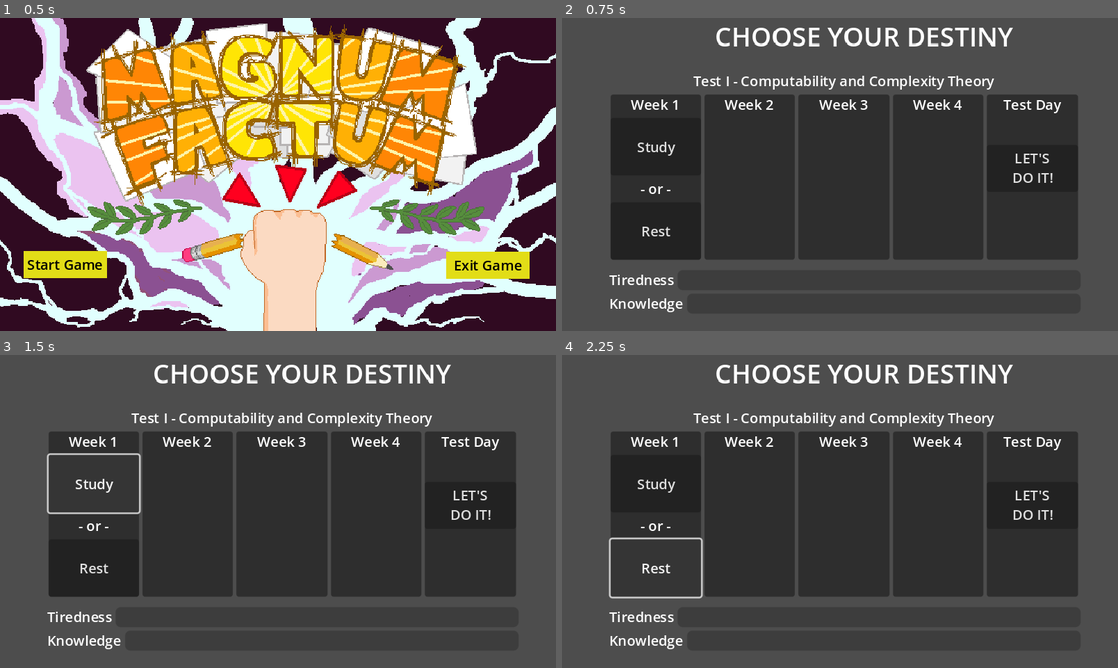
Above: before the commit, frames 1-4 (two rows, left to right).
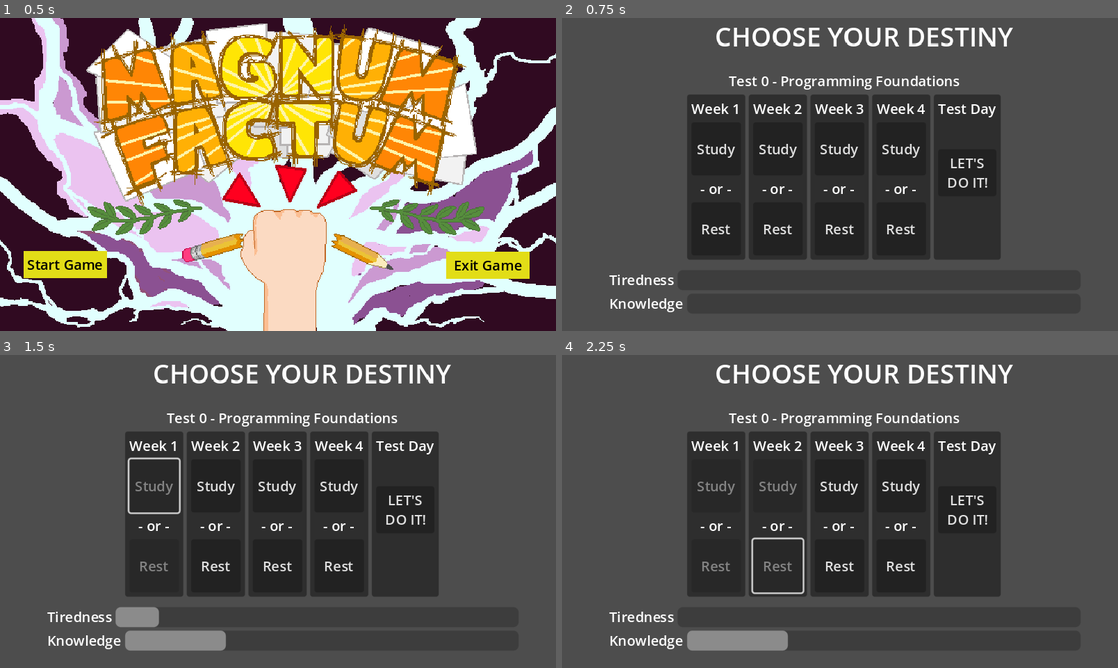
Above: after the commit, the same moments.

Repository: Dev-Hauffman/Magnum_Factum
Game: Godot game, scene res://scenes/main.tscn
The game is run twice, just before and just after one commit, with the same random seed, the same clock (stepped at 60 frames per second) and the same inputs.
Inputs:
- Up to frame 1 (0.5 s): no input
- Up to frame 2 (0.75 s): click "Start Game" at 0.5 s
- Up to frame 3 (1.5 s): click "Study" at 1.25 s
- Up to frame 4 (2.25 s): click "Rest" at 2 s

Frame 1 is identical in both runs. In frame 2, 20% of the frame differs, in the area x 8-93%, y 18-78%; in frame 3, 19%; in frame 4, 19%.

Commit message:
semester full circle

Diff:
--- a/scenes/game_manager.gd
+++ b/scenes/game_manager.gd
@@ -3,13 +3,14 @@
 # this class handle game over or success, other than global info
 var current_semester:int = 1
 var current_scene
+var current_tiredness_level:int = 0
 
 
-@onready var semester_manager = $SemesterManager
+@onready var semester_manager:SemesterManager = $SemesterManager
 
 
 func _ready():
-	semester_manager.connect("finished", Callable(self, "run_tests_preparation"))
+	semester_manager.connect("finished", Callable(self, "run_semester"))
 	set_current_semester_disciplines()
 
 
@@ -18,25 +19,41 @@
 	semester_manager.setup_semester(semester_disciplines)
 
 
-func run_tests_preparation():
-	print_debug("got here")
+func run_semester():
 	if current_scene != null:
 		current_scene.queue_free()
-	var test_preparation = preload("res://scenes/test_preparation/test_preparation.tscn").instantiate()
-	current_scene = test_preparation
-	add_child(test_preparation)
-	test_preparation.finished_preparation.connect(Callable(self, "run_test"))
+	if semester_manager.tests_order.is_empty():
+		end_semester()
+	else:
+		var next_test:Array = semester_manager.tests_order.pop_front()
+		var test_preparation = preload("res://scenes/test_preparation/test_preparation.tscn").instantiate()
+		current_scene = test_preparation
+		add_child(test_preparation)
+		print_debug("gamemanager: " + str(current_tiredness_level))
+		test_preparation.initialize(next_test[0], str(next_test[1]), current_tiredness_level)
+		test_preparation.finished_preparation.connect(Callable(self, "run_test"))
+		test_preparation.stress_defined.connect(Callable(self, "update_accumulated_stress"))
 
 
-func run_test():
+func end_semester():
+	current_semester += 1
+	print_debug("semester has ended")
+
+
+func run_test(writing_speed, precision):
 	if current_scene != null:
 		current_scene.queue_free()
 	var test = preload("res://scenes/test_scene/test_scene.tscn").instantiate()
 	current_scene = test
 	add_child(test)
 	test.test_screen.connect("finished_test", Callable(self, "next_test"))
+	test.start_test(writing_speed, precision)
 
 
-func next_test():
-	current_semester += 1
-	set_current_semester_disciplines()
+func update_accumulated_stress(stress_amount:int):
+	current_tiredness_level = stress_amount
+
+
+
+func next_test(): #TEMPORARY
+	run_semester()
--- a/scenes/semester_manager.gd
+++ b/scenes/semester_manager.gd
@@ -1,4 +1,5 @@
 extends Node
+class_name SemesterManager
 
 
 signal finished
@@ -31,12 +32,14 @@
 	var counter:int = 0
 	while not done:
 		for discipline in disciplines_data:
+			var test_info:Array = []
 			if disciplines_data[discipline]["quantity"] > counter:
-				tests_order.append(discipline)
+				test_info.append(discipline)
+				test_info.append(counter)
+				tests_order.append(test_info)
 		counter += 1
 		done = true
 		for discipline in disciplines_data:
 			if disciplines_data[discipline]["quantity"] > counter:
 				done = false
-	print_debug("finished")
 	emit_signal("finished")
--- /dev/null
+++ b/scenes/test_preparation/choice_panel.gd
@@ -0,0 +1,27 @@
+extends PanelContainer
+class_name ChoiceContainer
+
+
+signal study_selected
+signal rest_selected
+
+
+@onready var week_label:Label = $MarginContainer/VBoxContainer/WeekLabel
+@onready var study_button = $MarginContainer/VBoxContainer/StudyButton
+@onready var rest_button = $MarginContainer/VBoxContainer/RestButton
+
+
+func initialize(week_value:String):
+	week_label.text = week_value
+
+
+func _on_study_button_pressed():
+	emit_signal("study_selected")
+	study_button.disabled = true
+	rest_button.disabled = true
+
+
+func _on_rest_button_pressed():
+	emit_signal("rest_selected")
+	rest_button.disabled = true
+	study_button.disabled = true
--- /dev/null
+++ b/scenes/test_preparation/choice_panel.tscn
@@ -0,0 +1,42 @@
+[gd_scene load_steps=2 format=3 uid="uid://dcn4tuxqo0gbr"]
+
+[ext_resource type="Script" path="res://scenes/test_preparation/choice_panel.gd" id="1_wvnko"]
+
+[node name="ChoicePanel" type="PanelContainer"]
+size_flags_horizontal = 3
+script = ExtResource("1_wvnko")
+
+[node name="MarginContainer" type="MarginContainer" parent="."]
+layout_mode = 2
+theme_override_constants/margin_left = 5
+theme_override_constants/margin_top = 5
+theme_override_constants/margin_right = 5
+theme_override_constants/margin_bottom = 5
+
+[node name="VBoxContainer" type="VBoxContainer" parent="MarginContainer"]
+layout_mode = 2
+
+[node name="WeekLabel" type="Label" parent="MarginContainer/VBoxContainer"]
+layout_mode = 2
+text = "Week 1"
+horizontal_alignment = 1
+
+[node name="StudyButton" type="Button" parent="MarginContainer/VBoxContainer"]
+layout_mode = 2
+size_flags_vertical = 3
+toggle_mode = true
+text = "Study"
+
+[node name="SeparatorLabel" type="Label" parent="MarginContainer/VBoxContainer"]
+layout_mode = 2
+text = "- or -"
+horizontal_alignment = 1
+
+[node name="RestButton" type="Button" parent="MarginContainer/VBoxContainer"]
+layout_mode = 2
+size_flags_vertical = 3
+toggle_mode = true
+text = "Rest"
+
+[connection signal="pressed" from="MarginContainer/VBoxContainer/StudyButton" to="." method="_on_study_button_pressed"]
+[connection signal="pressed" from="MarginContainer/VBoxContainer/RestButton" to="." method="_on_rest_button_pressed"]
--- a/scenes/test_preparation/test_preparation.gd
+++ b/scenes/test_preparation/test_preparation.gd
@@ -1,9 +1,78 @@
 extends CanvasLayer
 
 
-signal finished_preparation
+signal finished_preparation(writting_speed, precision)
+signal stress_defined(stress_amount)
 
 
+var number_of_weeks:int = 4
+var rest_amount:int = 20
+var stress_amount:int = 10
+var writting_speed:int = 10
+var precision:int
+
+
+@onready var test_name_label:Label = $VBoxContainer/TestNameLabel
+@onready var choice_container:HBoxContainer = $VBoxContainer/ChoiceContainer
+@onready var tiredness_bar:ProgressBar = $HBoxContainer3/VBoxContainer2/TirednessContainer/TirednessBar
+@onready var knowledge_bar:ProgressBar = $HBoxContainer3/VBoxContainer2/KnowledgeContainer/KnowledgeBar
+
+
+func initialize(test_name:String, test_number:String, stress_level:int):
+	test_name_label.text = "Test " + test_number + " - " + test_name
+	print_debug("testpreparation: " + str(stress_level))
+	tiredness_bar.value = stress_level
+	update_speed_value()
+	populate_choices()
+
+
+func populate_choices():
+	var counter: int = 1
+	for weeks in range(number_of_weeks):
+		var week_value:String = "Week " + str(counter)
+		var choice_panel = preload("res://scenes/test_preparation/choice_panel.tscn").instantiate()
+		choice_container.add_child(choice_panel)
+		choice_panel.initialize(week_value)
+		choice_container.move_child(choice_panel, counter - 1)
+		choice_panel.connect("study_selected", Callable(self, "study_selected"))
+		choice_panel.connect("rest_selected", Callable(self, "rest_selected"))
+		counter += 1
+
+
+func study_selected():
+	knowledge_bar.value += 100 / number_of_weeks
+	if tiredness_bar.value < 100:
+		tiredness_bar.value += stress_amount
+	update_precision_value()
+	update_speed_value()
+
+
+func update_precision_value():
+	if knowledge_bar.value > 75:
+		precision = 80
+	elif knowledge_bar.value >= 50:
+		precision = 60
+	elif knowledge_bar.value >= 25:
+		precision = 40
+	else:
+		precision = 20
+	knowledge_bar.tooltip_text = "Your answer precision is " + str(precision)
+
+
+func rest_selected():
+	if tiredness_bar.value - rest_amount < 0:
+		tiredness_bar.value = 0
+	else:
+		tiredness_bar.value -= rest_amount
+	update_speed_value()
+
+
+func update_speed_value():
+	writting_speed = 10 - (tiredness_bar.value/10)
+	if writting_speed == 0:
+		writting_speed = 1
+	tiredness_bar.tooltip_text = "Your writing speed is at " + str(writting_speed)
 
 func _on_button_pressed():
-	emit_signal("finished_preparation")
+	emit_signal("finished_preparation", writting_speed, precision)
+	emit_signal("stress_defined", tiredness_bar.value)
--- a/scenes/test_preparation/test_preparation.tscn
+++ b/scenes/test_preparation/test_preparation.tscn
@@ -1,6 +1,7 @@
-[gd_scene load_steps=2 format=3 uid="uid://cnatboplfjvps"]
+[gd_scene load_steps=3 format=3 uid="uid://cnatboplfjvps"]
 
 [ext_resource type="Script" path="res://scenes/test_preparation/test_preparation.gd" id="1_trmle"]
+[ext_resource type="PackedScene" uid="uid://dcn4tuxqo0gbr" path="res://scenes/test_preparation/choice_panel.tscn" id="2_d7i80"]
 
 [node name="TestPreparation" type="CanvasLayer"]
 script = ExtResource("1_trmle")
@@ -276,30 +277,30 @@
 layout_mode = 2
 size_flags_horizontal = 3
 
-[node name="HBoxContainer" type="HBoxContainer" parent="HBoxContainer3/VBoxContainer2"]
+[node name="TirednessContainer" type="HBoxContainer" parent="HBoxContainer3/VBoxContainer2"]
 layout_mode = 2
 alignment = 1
 
-[node name="Label" type="Label" parent="HBoxContainer3/VBoxContainer2/HBoxContainer"]
+[node name="TirednessLabel" type="Label" parent="HBoxContainer3/VBoxContainer2/TirednessContainer"]
 layout_mode = 2
 text = "Tiredness"
 
-[node name="ProgressBar" type="ProgressBar" parent="HBoxContainer3/VBoxContainer2/HBoxContainer"]
+[node name="TirednessBar" type="ProgressBar" parent="HBoxContainer3/VBoxContainer2/TirednessContainer"]
 layout_mode = 2
 size_flags_horizontal = 3
 size_flags_vertical = 1
 tooltip_text = "you speed is at 10"
 show_percentage = false
 
-[node name="HBoxContainer2" type="HBoxContainer" parent="HBoxContainer3/VBoxContainer2"]
+[node name="KnowledgeContainer" type="HBoxContainer" parent="HBoxContainer3/VBoxContainer2"]
 layout_mode = 2
 alignment = 1
 
-[node name="Label" type="Label" parent="HBoxContainer3/VBoxContainer2/HBoxContainer2"]
+[node name="KnowledgeLabel" type="Label" parent="HBoxContainer3/VBoxContainer2/KnowledgeContainer"]
 layout_mode = 2
 text = "Knowledge"
 
-[node name="ProgressBar" type="ProgressBar" parent="HBoxContainer3/VBoxContainer2/HBoxContainer2"]
+[node name="KnowledgeBar" type="ProgressBar" parent="HBoxContainer3/VBoxContainer2/KnowledgeContainer"]
 layout_mode = 2
 size_flags_horizontal = 3
 size_flags_vertical = 1
@@ -312,7 +313,7 @@
 offset_right = 594.0
 offset_bottom = 278.0
 
-[node name="Label2" type="Label" parent="VBoxContainer"]
+[node name="TestNameLabel" type="Label" parent="VBoxContainer"]
 layout_mode = 2
 text = "Test I - Computability and Complexity Theory"
 horizontal_alignment = 1
@@ -320,36 +321,15 @@
 
 [node name="ChoiceContainer" type="HBoxContainer" parent="VBoxContainer"]
 layout_mode = 2
-size_flags_vertical = 3
-
-[node name="PanelContainer" type="PanelContainer" parent="VBoxContainer/ChoiceContainer"]
-layout_mode = 2
-size_flags_horizontal = 3
-
-[node name="VBoxContainer" type="VBoxContainer" parent="VBoxContainer/ChoiceContainer/PanelContainer"]
-layout_mode = 2
-
-[node name="Label" type="Label" parent="VBoxContainer/ChoiceContainer/PanelContainer/VBoxContainer"]
-layout_mode = 2
-text = "Week 1"
-horizontal_alignment = 1
-
-[node name="Button" type="Button" parent="VBoxContainer/ChoiceContainer/PanelContainer/VBoxContainer"]
-layout_mode = 2
-size_flags_vertical = 3
-text = "Study"
-
-[node name="Label2" type="Label" parent="VBoxContainer/ChoiceContainer/PanelContainer/VBoxContainer"]
-layout_mode = 2
-text = "- or -"
-horizontal_alignment = 1
-
-[node name="Button2" type="Button" parent="VBoxContainer/ChoiceContainer/PanelContainer/VBoxContainer"]
-layout_mode = 2
-size_flags_vertical = 3
-text = "Rest"
+size_flags_horizontal = 4
+size_flags_vertical = 3
+
+[node name="ChoicePanel" parent="VBoxContainer/ChoiceContainer" instance=ExtResource("2_d7i80")]
+visible = false
+layout_mode = 2
 
 [node name="PanelContainer2" type="PanelContainer" parent="VBoxContainer/ChoiceContainer"]
+visible = false
 layout_mode = 2
 size_flags_horizontal = 3
 
@@ -362,6 +342,7 @@
 horizontal_alignment = 1
 
 [node name="PanelContainer3" type="PanelContainer" parent="VBoxContainer/ChoiceContainer"]
+visible = false
 layout_mode = 2
 size_flags_horizontal = 3
 
@@ -374,6 +355,7 @@
 horizontal_alignment = 1
 
 [node name="PanelContainer4" type="PanelContainer" parent="VBoxContainer/ChoiceContainer"]
+visible = false
 layout_mode = 2
 size_flags_horizontal = 3
 
@@ -386,23 +368,30 @@
 "
 horizontal_alignment = 1
 
-[node name="PanelContainer5" type="PanelContainer" parent="VBoxContainer/ChoiceContainer"]
-layout_mode = 2
-size_flags_horizontal = 3
-
-[node name="VBoxContainer" type="VBoxContainer" parent="VBoxContainer/ChoiceContainer/PanelContainer5"]
+[node name="TestContainer" type="PanelContainer" parent="VBoxContainer/ChoiceContainer"]
+layout_mode = 2
+size_flags_horizontal = 3
+
+[node name="MarginContainer" type="MarginContainer" parent="VBoxContainer/ChoiceContainer/TestContainer"]
+layout_mode = 2
+theme_override_constants/margin_left = 5
+theme_override_constants/margin_top = 5
+theme_override_constants/margin_right = 5
+theme_override_constants/margin_bottom = 5
+
+[node name="VBoxContainer" type="VBoxContainer" parent="VBoxContainer/ChoiceContainer/TestContainer/MarginContainer"]
 layout_mode = 2
 theme_override_constants/separation = 35
 
-[node name="Label" type="Label" parent="VBoxContainer/ChoiceContainer/PanelContainer5/VBoxContainer"]
+[node name="Label" type="Label" parent="VBoxContainer/ChoiceContainer/TestContainer/MarginContainer/VBoxContainer"]
 layout_mode = 2
 text = "Test Day
 "
 horizontal_alignment = 1
 
-[node name="Button" type="Button" parent="VBoxContainer/ChoiceContainer/PanelContainer5/VBoxContainer"]
+[node name="Button" type="Button" parent="VBoxContainer/ChoiceContainer/TestContainer/MarginContainer/VBoxContainer"]
 layout_mode = 2
 text = "LET'S
 DO IT!"
 
-[connection signal="pressed" from="VBoxContainer/ChoiceContainer/PanelContainer5/VBoxContainer/Button" to="." method="_on_button_pressed"]
+[connection signal="pressed" from="VBoxContainer/ChoiceContainer/TestContainer/MarginContainer/VBoxContainer/Button" to="." method="_on_button_pressed"]
--- a/scenes/test_scene/test_scene.gd
+++ b/scenes/test_scene/test_scene.gd
@@ -5,5 +5,5 @@
 @onready var test_screen = $GridContainer/TestViewportContainer/SubViewport/TestScreen
 
 
-func _ready():
-	test_screen.initialize(test_camera)
+func start_test(speed_value:int, precision_value:int):
+	test_screen.initialize(test_camera, speed_value, precision_value)
--- a/scenes/test_scene/test_screen/classes/question_phrases.gd
+++ b/scenes/test_scene/test_screen/classes/question_phrases.gd
@@ -29,6 +29,7 @@
 	var chosen_phrase:Dictionary = PHRASES[str(random_number)]
 	return chosen_phrase
 
+
 static func choose_phrase_by_size(target_size:int) -> String:
 	var candidates:Array[String] = []
 	for phrase in PHRASES:
--- a/scenes/test_scene/test_screen/question.gd
+++ b/scenes/test_scene/test_screen/question.gd
@@ -27,6 +27,7 @@
 var caveat_font = load("res://resources/fonts/Caveat-VariableFont_wght.ttf")
 
 var visible_character_amount:int = 10
+var answer_precision:int = 10
 
 var current_character:RichTextLabel
 var character_current_position
@@ -49,10 +50,12 @@
 # overlap "placeholder" container containing the underlines and empty labels, to aid me finding the right
 # font size, I simulated the creation of a vbox and put labels inside with a random letter inside "T"
 # (capital) to make that letter match the size of the text inside the label representing the question text
-func initialize(content:QuestionInfo):
+func initialize(content:QuestionInfo, writing_speed:int, precision:int):
 	maximum_score = content.score
 	question_number.text = "Question " + str(content.number)
 	score_label.text = "(" + "Score: " + str(content.score) + ")"
+	visible_character_amount = writing_speed
+	answer_precision = precision
 
 	var margin:MarginContainer = MarginContainer.new()
 	add_child(margin)
@@ -339,8 +342,8 @@
 	paragraph_info.append(confidence_dict)
 
 
-func generate_confidence_value(base_value:int = 10) -> int:
-	var confidence_value:int = (randi_range(base_value, 109) / 10) * 10
+func generate_confidence_value(base_value:int = answer_precision) -> int:
+	var confidence_value:int = (randi_range(base_value, 109) / 10) * 10 # If I wanted to make increments of 5. I just have to substitute 10 for 5
 	return confidence_value
 
 
--- a/scenes/test_scene/test_screen/test_screen.gd
+++ b/scenes/test_scene/test_screen/test_screen.gd
@@ -32,7 +32,7 @@
 	camera_controller.can_zoom = true
 
 
-func initialize(camera:Camera2D):
+func initialize(camera:Camera2D, writing_speed:int, precision:int):
 	camera_controller.initialize(camera)
 	middle = limits.global_position.x + (limits.size.x/2)
 	camera_controller.set_camera_position(Vector2(middle, test_container.position.y))
@@ -42,7 +42,7 @@
 	var left_limit = limits.global_position.x
 	camera_controller.set_camera_limits(top_limit, right_limit, bottom_limit, left_limit)
 	generate_questions()
-	await add_questions()
+	await add_questions(writing_speed, precision)
 	emit_signal("initialized")
 
 
@@ -51,12 +51,12 @@
 	questions_info = question_generator.define_questions()
 
 
-func add_questions():
+func add_questions(writing_speed:int, precision:int):
 	for entry in questions_info:
 		var question = preload("res://scenes/test_scene/test_screen/question.tscn").instantiate()
 		question.mouse_filter = Control.MOUSE_FILTER_PASS
 		questions_container.add_child(question)
-		question.initialize(entry)
+		question.initialize(entry, writing_speed, precision)
 		question.connect("clicked", Callable(self, "treat_question_click"))
 		questions.append(question)
 		await question.populated
